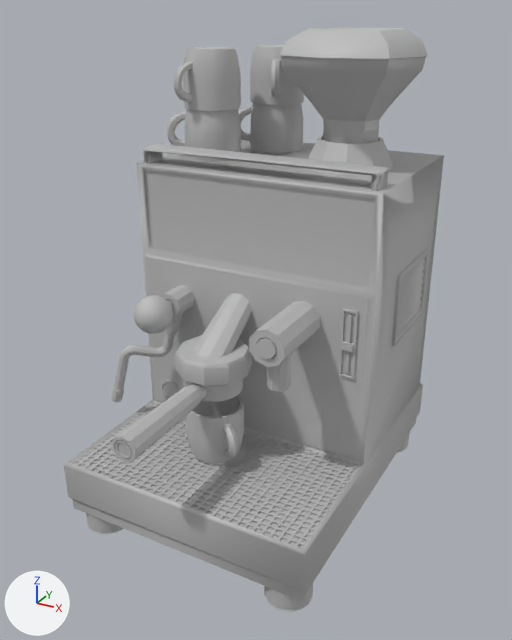
The FBX model SmartButler/Assets/Models/LivingRoom/CoffeMachine/coffeeMachine.fbx: old version first, new version second.
One viewpoint serves both versions: a camera (50 mm lens) standing at (0.068, -0.1411, 0.1051) and looking at (0.0018, -0.0207, 0.0449). Every picture has the same lights, and +X, +Y and +Z are marked at lower left. Where no turn or scale is listed for an object, it has been applied to the vertices. Vertices at the same position are counted once.

The scene before the commit, as lines of its bpy script (objects in view):
```python
me_coffeemachine_button_ncl1_1 = bpy.data.meshes.new('coffeeMachine_button_ncl1_1')
me_coffeemachine_button_ncl1_1.from_pydata(...)  # 100 vertices, 82 faces; spans x 0.0191..0.0265, y -0.0085..0.0085, z 0.0367..0.0514
me_coffeemachine_button_ncl1_1.materials.append(mat_lambert1)  # grey #bcbcbc
me_coffeemachine_exterior_ncl1_1 = bpy.data.meshes.new('coffeeMachine_exterior_ncl1_1')
me_coffeemachine_exterior_ncl1_1.from_pydata(...)  # 9862 vertices, 10394 faces; spans x -0.0076..0.0532, y -0.0407..0.0407, z -0.0066..0.0947
me_coffeemachine_exterior_ncl1_1.materials.append(mat_lambert1)  # grey #bcbcbc
me_coffeemachine_knob_ncl1_1 = bpy.data.meshes.new('coffeeMachine_knob_ncl1_1')
me_coffeemachine_knob_ncl1_1.from_pydata(...)  # 461 vertices, 471 faces; spans x 0.0187..0.0269, y -0.0078..0.0078, z 0.04..0.0481
me_coffeemachine_knob_ncl1_1.materials.append(mat_lambert1)  # grey #bcbcbc
ob_coffeemachine_button = bpy.data.objects.new('coffeeMachine_button', me_coffeemachine_button_ncl1_1)
ob_coffeemachine_button.location = (-0.0101, -0.0285, 0.0)
ob_coffeemachine_exterior = bpy.data.objects.new('coffeeMachine_exterior', me_coffeemachine_exterior_ncl1_1)
ob_coffeemachine_exterior.location = (-0.025, -0.02, 0.0067)
ob_coffeemachine_knob = bpy.data.objects.new('coffeeMachine_knob', me_coffeemachine_knob_ncl1_1)
ob_coffeemachine_knob.location = (-0.0392, -0.0282, 0.0026)
```
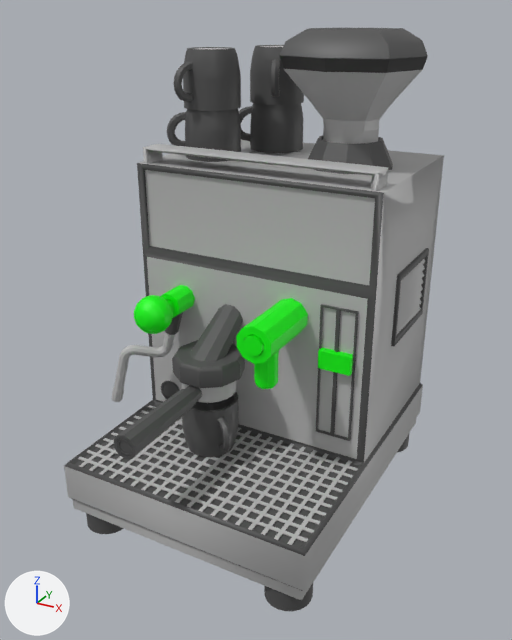
Where the newer file only moved an object's origin or applied its transform, the numbers keep the older frame.

Where the change shows, as pixel boxes [x1, y1, x2, y2] in the pictures (512 x 640 px; the box of a moved part takes in the faces that stretch with it):
'coffeeMachine_button', recoloured, moved (grey to green)
    before: [249, 301, 320, 393]
    after: [236, 298, 308, 389]
part 1 of me_coffeemachine_exterior_ncl1_1, moved or reshaped
    before: [175, 293, 252, 386]
    after: [172, 304, 245, 388]
part 2 of me_coffeemachine_exterior_ncl1_1, moved or reshaped
    before: [112, 383, 206, 463]
    after: [113, 385, 202, 459]
part 3 of me_coffeemachine_exterior_ncl1_1, moved or reshaped
    before: [185, 378, 243, 402]
    after: [182, 381, 236, 403]
part 4 of me_coffeemachine_exterior_ncl1_1, moved or reshaped (not visible afterwards)
    before: [217, 444, 247, 464]
part 5 of me_coffeemachine_exterior_ncl1_1, rebuilt
    before: [75, 403, 190, 488]
    after: [78, 405, 358, 545]
part 6 of me_coffeemachine_exterior_ncl1_1, rebuilt
    before: [186, 395, 244, 464]
    after: [182, 392, 239, 457]
part 7 of me_coffeemachine_exterior_ncl1_1, added (green)
    after: [160, 285, 195, 318]
part 8 of me_coffeemachine_exterior_ncl1_1, deleted
    before: [219, 442, 359, 547]
part 9 of me_coffeemachine_exterior_ncl1_1, deleted
    before: [144, 430, 285, 516]
part 10 of me_coffeemachine_exterior_ncl1_1, cut back
    before: [143, 46, 427, 611]
    after: [264, 304, 359, 611]
part 11 of me_coffeemachine_exterior_ncl1_1, cut back
    before: [86, 387, 124, 534]
    after: [87, 523, 124, 534]
part 12 of me_coffeemachine_exterior_ncl1_1, cut back
    before: [397, 437, 409, 452]
    after: [397, 445, 408, 452]
part 13 of me_coffeemachine_exterior_ncl1_1, recoloured
    both: [64, 28, 429, 599]
part 14 of me_coffeemachine_knob_ncl1_1, deleted
    before: [160, 285, 195, 318]
part 15 of me_coffeemachine_knob_ncl1_1, deleted
    before: [134, 295, 173, 334]

The change, as a diff of the scene's bpy script:
```diff
--- a/SmartButler/Assets/Models/LivingRoom/CoffeMachine/coffeeMachine.fbx.py
+++ b/SmartButler/Assets/Models/LivingRoom/CoffeMachine/coffeeMachine.fbx.py
@@ mat_coffeemachine_black @@
+mat_coffeemachine_black = principled_material('coffeeMachine_black')
+mat_coffeemachine_black.base_color = (0.0839, 0.0839, 0.0839)  # dark grey #525252
@@ me_coffeemachine_exterior_ncl1_1 @@
-me_coffeemachine_exterior_ncl1_1.from_pydata(...)  # 9862 vertices, 10394 faces; spans x -0.0076..0.0532, y -0.0407..0.0407, z -0.0066..0.0947
+me_coffeemachine_exterior_ncl1_1.from_pydata(...)  # 4831 vertices, 5903 faces; spans x -0.0076..0.0532, y -0.038..0.0407, z -0.0065..0.0947
+# me_coffeemachine_exterior_ncl1_1 part 1: the loose piece of 80 vertices spanning x 0.0145..0.0304, y -0.0183..0.0, z 0.0299..0.0436 is scaled about its middle by 0.955, then moved by (-0.0021, 0.0013, -0.0022), in mat_coffeemachine_black (dark grey #525252)
+# me_coffeemachine_exterior_ncl1_1 part 2: the loose piece of 100 vertices spanning x 0.0199..0.0249, y -0.0407..-0.0153, z 0.0253..0.0305 is scaled about its middle by 0.955, then moved by (-0.0021, 0.0021, -0.0018), in mat_coffeemachine_black (dark grey #525252)
+# me_coffeemachine_exterior_ncl1_1 part 3: the loose piece of 140 vertices spanning x 0.0164..0.0285, y -0.0169..-0.0048, z 0.0249..0.0306 is scaled about its middle by 0.955, then moved by (-0.0021, 0.0014, -0.0018)
+# me_coffeemachine_exterior_ncl1_1 part 4: the loose piece of 20 vertices spanning x 0.0205..0.0295, y -0.0153..-0.0063, z 0.0105 is moved by (-0.0049, 0.0016, 0.0)
+# me_coffeemachine_exterior_ncl1_1 part 5: the loose piece of 1752 vertices spanning x -0.0023..0.0169, y -0.0297..-0.0002, z 0.0098..0.01 is rebuilt with 1752 vertices and now spans x -0.0023..0.0523, y -0.0299..-0.0001, z 0.0098..0.01
+# me_coffeemachine_exterior_ncl1_1 part 6: the loose piece of 514 vertices spanning x 0.0163..0.0309, y -0.017..-0.0047, z 0.01..0.022 is rebuilt with 302 vertices and now spans x 0.0141..0.0286, y -0.0154..-0.0031, z 0.01..0.022, in mat_coffeemachine_black (dark grey #525252)
+# me_coffeemachine_exterior_ncl1_1 part 7: a new loose piece of 58 vertices spanning x 0.0058..0.0114, y -0.0066..-0.0004, z 0.0372..0.0426, in mat_coffeemachine_interactable (green #00ff00)
+# me_coffeemachine_exterior_ncl1_1 part 8: the loose piece of 1676 vertices spanning x 0.0346..0.0523, y -0.0297..-0.0002, z 0.0098..0.01 is deleted
+# me_coffeemachine_exterior_ncl1_1 part 9: the loose piece of 1676 vertices spanning x 0.0169..0.0346, y -0.0297..-0.0002, z 0.0098..0.01 is deleted
+# me_coffeemachine_exterior_ncl1_1 part 10: 10 vertices moved within x 0.0427..0.0522, y -0.0294..-0.0204, z -0.0065; 1042 vertices removed from x -0.0012..0.0522, y -0.0297..0.036, z -0.0066..0.0906; 20 vertices added at x 0.0416..0.0494, y -0.0011..-0.0005, z 0.0154..0.0447
+# me_coffeemachine_exterior_ncl1_1 part 11: 10 vertices moved within x -0.0022..0.0073, y -0.0294..-0.0204, z -0.0065; 181 vertices removed from x -0.0074..0.0073, y -0.0297..-0.0074, z -0.0066..0.0174
+# me_coffeemachine_exterior_ncl1_1 part 12: 8 vertices moved within x 0.0427..0.0522, y 0.0307..0.038, z -0.0065; 161 vertices removed from x 0.0427..0.0522, y 0.0305..0.04, z -0.0066..-0.0051
+# me_coffeemachine_exterior_ncl1_1 part 13: 945 faces spanning x -0.0031..0.0532, y -0.0306..0.0407, z -0.0034..0.0947 switch from mat_lambert1 (grey #bcbcbc) to mat_coffeemachine_black (dark grey #525252)
+me_coffeemachine_exterior_ncl1_1.materials.append(mat_coffeemachine_interactable)  # green #00ff00
@@ me_coffeemachine_button_ncl1_1 @@
 me_coffeemachine_button_ncl1_1.from_pydata(...)  # 100 vertices, 82 faces; spans x 0.0191..0.0265, y -0.0085..0.0085, z 0.0367..0.0514
-me_coffeemachine_button_ncl1_1.materials.append(mat_lambert1)  # grey #bcbcbc
+# me_coffeemachine_button_ncl1_1 part 16: the whole mesh is moved by (-0.0228, 0.0, -0.044)
+me_coffeemachine_button_ncl1_1.materials.append(mat_coffeemachine_interactable)  # green #00ff00
@@ me_coffeemachine_knob_ncl1_1 @@
-me_coffeemachine_knob_ncl1_1.from_pydata(...)  # 461 vertices, 471 faces; spans x 0.0187..0.0269, y -0.0078..0.0078, z 0.04..0.0481
-me_coffeemachine_knob_ncl1_1.materials.append(mat_lambert1)  # grey #bcbcbc
+me_coffeemachine_knob_ncl1_1.from_pydata(...)  # 202 vertices, 210 faces; spans x 0.0187..0.0269, y -0.0078..0.0052, z 0.04..0.0481
+# me_coffeemachine_knob_ncl1_1 part 14: the loose piece of 58 vertices spanning x 0.02..0.0256, y 0.0016..0.0078, z 0.0414..0.0468 is deleted
+# me_coffeemachine_knob_ncl1_1 part 15: 201 vertices removed from x 0.0188..0.0268, y -0.0078..0.0003, z 0.04..0.0481
+me_coffeemachine_knob_ncl1_1.materials.append(mat_coffeemachine_interactable)  # green #00ff00
@@ ob_coffeemachine_button @@
 ob_coffeemachine_button = bpy.data.objects.new('coffeeMachine_button', me_coffeemachine_button_ncl1_1)
-ob_coffeemachine_button.location = (-0.0101, -0.0285, 0.0)
+ob_coffeemachine_button.location = (0.01, -0.0285, 0.0441)
```
